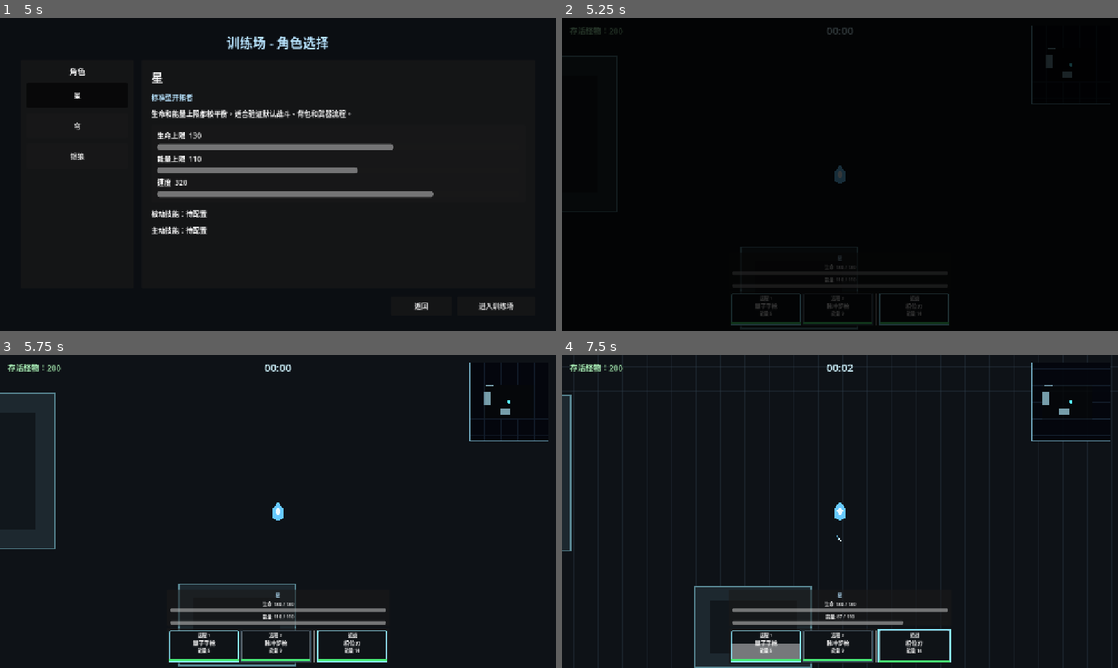
Above: before the commit, frames 1-4 (two rows, left to right).
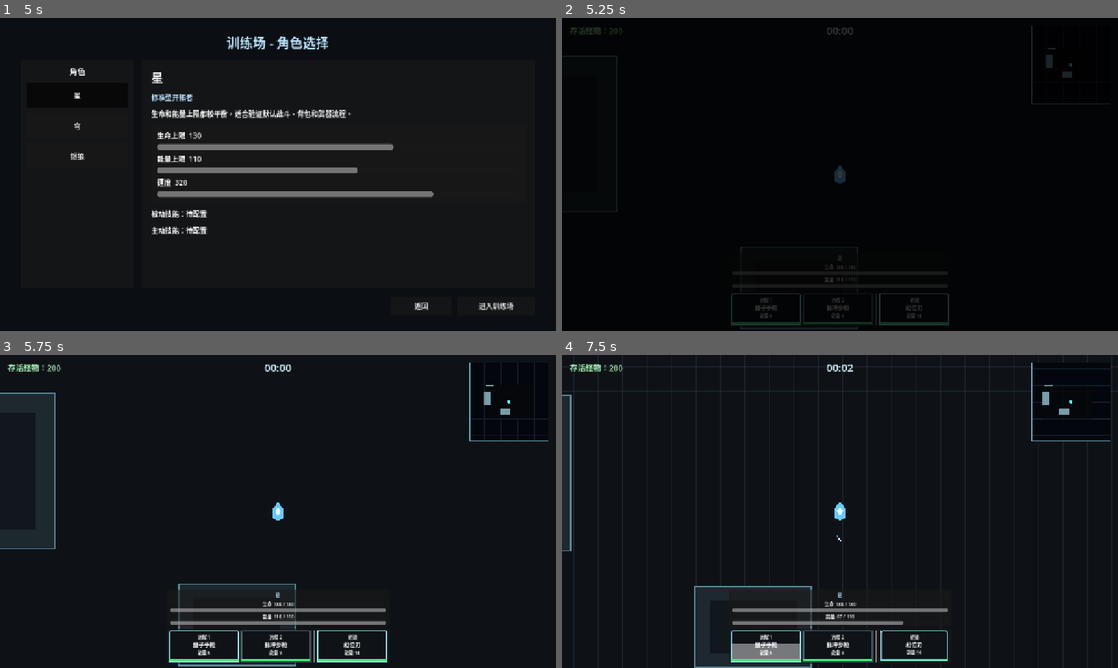
Above: after the commit, the same moments.

Repository: LisBam/StarHacker
Game: Godot game, scene res://scenes/ui/main_menu.tscn
The game is run twice, just before and just after one commit, with the same random seed, the same clock (stepped at 60 frames per second) and the same inputs.
Inputs (mouse positions are in pixels of both pictures, inside the frame that each line leads up to):
- Up to frame 1 (5 s): click "骇入" at 0.5 s; click "星" at 1.25 s; click "穹" at 2 s; click "银狼" at 2.75 s; click "返回" at 3.5 s; click "训练场" at 4.25 s
- Up to frame 2 (5.25 s): click "进入训练场" at 5 s
- Up to frame 3 (5.75 s): no input
- Up to frame 4 (7.5 s): tap Enter at 5.75 s; drag from (767, 646) to (862, 511) at 5.77 s; drag from (840, 646) to (862, 511) at 6.52 s; move the mouse to (912, 646) at 7.27 s; hold D (move_right) from 7.28 s (still down); tap Space (dodge) at 7.35 s; click (912, 646) at 7.42 s

Frame 1 is identical in both runs. In frame 2, 0.2% of the frame differs, in the area x 34-65%, y 88-96%; in frame 3, 0.4%; in frame 4, 0.8%, in the area x 34-70%, y 87-99%.

Commit message:
1. 调整战斗背包为四列布局   2. 扩展战斗背包界面尺寸   3. 新增全物品点击动画   4. 统一物品内容居中对齐   5. 调整锻造底部材料槽位置   6. 调整商店金币显示颜色   7. 新增商店强化石属性显示   8. 完善物品 UI 文档

Diff:
--- a/scenes/game/game_world.tscn
+++ b/scenes/game/game_world.tscn
@@ -175,17 +175,17 @@
 [node name="InventoryPanel" type="PanelContainer" parent="BattleHUD/Root"]
 unique_name_in_owner = true
 visible = false
-custom_minimum_size = Vector2(900, 600)
+custom_minimum_size = Vector2(1040, 620)
 layout_mode = 1
 anchors_preset = -1
 anchor_left = 0.5
 anchor_top = 0.5
 anchor_right = 0.5
 anchor_bottom = 0.5
-offset_left = -450.0
-offset_top = -300.0
-offset_right = 450.0
-offset_bottom = 300.0
+offset_left = -520.0
+offset_top = -310.0
+offset_right = 520.0
+offset_bottom = 310.0
 grow_horizontal = 2
 grow_vertical = 2
 
--- a/scripts/ui/forge_panel.gd
+++ b/scripts/ui/forge_panel.gd
@@ -31,6 +31,8 @@
 @export_range(64.0, 104.0, 1.0) var forge_slot_size: float = 84.0
 ## 顶部中心牺牲槽额外上移距离；默认 16 像素，用于与主锻造槽保持清晰间隔，运行时无需动态修改。
 @export_range(0.0, 64.0, 1.0) var top_sacrifice_slot_upward_offset: float = 16.0
+## 下方两个牺牲槽额外下移距离；默认 24 像素，用于避免固定宽卡片与主道具槽发生重叠，运行时无需动态修改。
+@export_range(0.0, 64.0, 1.0) var bottom_sacrifice_slot_downward_offset: float = 24.0
 
 ## 全局库存服务缓存；提供背包/仓库条目、金币、材料数量与强化应用。
 var _global_inventory: Node
@@ -332,6 +334,10 @@
 			# 顶部槽额外上移；保持环形结构不变，仅增加它与中央主槽之间的可读间隔。
 			sacrifice_slot.offset_top -= top_sacrifice_slot_upward_offset
 			sacrifice_slot.offset_bottom -= top_sacrifice_slot_upward_offset
+		if slot_index in [2, 3]:
+			# 下方材料槽偏移；右下与左下两个槽同步下移，保持环形对称并与主槽留出清晰间隔。
+			sacrifice_slot.offset_top += bottom_sacrifice_slot_downward_offset
+			sacrifice_slot.offset_bottom += bottom_sacrifice_slot_downward_offset
 		sacrifice_slot.connect("item_requested", Callable(self, "_on_slot_item_requested"))
 		sacrifice_slot.connect("return_requested", Callable(self, "_on_slot_return_requested"))
 		_forge_board.add_child(sacrifice_slot)
--- a/scripts/ui/item_card_view.gd
+++ b/scripts/ui/item_card_view.gd
@@ -22,6 +22,12 @@
 const HOVER_SCALE: float = 1.03
 ## 标准悬浮动画时长；默认 0.12 秒，进入与离开使用相同缓动时间。
 const HOVER_DURATION: float = 0.12
+## 标准点击按下缩放；默认 0.96，全部物品控件按下时使用相同收缩幅度。
+const CLICK_PRESS_SCALE: float = 0.96
+## 标准点击按下动画时长；默认 0.07 秒，保证反馈清晰且不拖慢操作。
+const CLICK_PRESS_DURATION: float = 0.07
+## 标准点击释放动画时长；默认 0.12 秒，释放后根据鼠标位置恢复悬浮或普通比例。
+const CLICK_RELEASE_DURATION: float = 0.12
 ## 标准拖拽来源缩放；默认 0.96，所有可拖拽物品被拿起时使用相同收缩幅度。
 const DRAG_SOURCE_SCALE: float = 0.96
 ## 标准拖拽来源透明度；默认 0.58，拖拽期间统一降低原卡片存在感。
@@ -63,6 +69,10 @@
 var _disabled: bool = false
 ## 当前宿主是否处于拖拽来源状态；默认 false，启用时暂停悬浮动画以保持来源缩放与透明度稳定。
 var _drag_source_active: bool = false
+## 当前鼠标是否位于卡片宿主范围内；默认 false，点击释放时用于决定恢复悬浮比例或普通比例。
+var _hovered: bool = false
+## 当前卡片是否处于鼠标按下状态；默认 false，按下期间暂停悬浮补间避免动画冲突。
+var _pressed: bool = false
 ## 顶部上下文标签缓存；默认在首次进入场景树时创建，显示物品类型或槽位职责。
 var _context_label: Label
 ## 中部物品名称标签缓存；默认在首次进入场景树时创建，显示名称与堆叠数量。
@@ -82,6 +92,7 @@
 	mouse_filter = Control.MOUSE_FILTER_IGNORE
 	clip_contents = true
 	_build_content()
+	_bind_click_host()
 	_refresh_content()
 	queue_redraw()
 
@@ -125,13 +136,29 @@
 	# 统一悬浮反馈；禁用卡片始终恢复原比例，合法卡片使用固定 1.03 倍缩放。
 	if host_control == null:
 		return
+	_hovered = hovered
 	if _drag_source_active:
+		return
+	if _pressed:
 		return
 	_stop_interaction_tween()
 	host_control.pivot_offset = host_control.size * 0.5
 	var target_scale: Vector2 = Vector2.ONE * HOVER_SCALE if hovered and not _disabled else Vector2.ONE
 	_interaction_tween = host_control.create_tween()
 	_interaction_tween.tween_property(host_control, "scale", target_scale, HOVER_DURATION).set_trans(Tween.TRANS_QUAD).set_ease(Tween.EASE_OUT)
+
+
+func play_click(host_control: Control, pressed: bool) -> void:
+	# 统一点击反馈；按下时收缩至 0.96，释放后根据鼠标是否仍悬浮恢复 1.03 或 1.0。
+	if host_control == null or _disabled or _drag_source_active:
+		return
+	_pressed = pressed
+	_stop_interaction_tween()
+	host_control.pivot_offset = host_control.size * 0.5
+	var target_scale: Vector2 = Vector2.ONE * CLICK_PRESS_SCALE if pressed else (Vector2.ONE * HOVER_SCALE if _hovered else Vector2.ONE)
+	var duration: float = CLICK_PRESS_DURATION if pressed else CLICK_RELEASE_DURATION
+	_interaction_tween = host_control.create_tween()
+	_interaction_tween.tween_property(host_control, "scale", target_scale, duration).set_trans(Tween.TRANS_QUAD).set_ease(Tween.EASE_OUT)
 
 
 func create_drag_preview() -> Control:
@@ -154,6 +181,8 @@
 	if host_control == null:
 		return
 	_drag_source_active = active
+	if active:
+		_pressed = false
 	_stop_interaction_tween()
 	host_control.pivot_offset = host_control.size * 0.5
 	var target_scale: Vector2 = Vector2.ONE * DRAG_SOURCE_SCALE if active else Vector2.ONE
@@ -219,14 +248,21 @@
 	var content: VBoxContainer = VBoxContainer.new()
 	content.mouse_filter = Control.MOUSE_FILTER_IGNORE
 	content.add_theme_constant_override("separation", 0)
+	content.alignment = BoxContainer.ALIGNMENT_CENTER
+	content.size_flags_horizontal = Control.SIZE_EXPAND_FILL
+	content.size_flags_vertical = Control.SIZE_EXPAND_FILL
 	margin.add_child(content)
 	_context_label = Label.new()
 	_context_label.horizontal_alignment = HORIZONTAL_ALIGNMENT_CENTER
+	_context_label.vertical_alignment = VERTICAL_ALIGNMENT_CENTER
+	_context_label.size_flags_horizontal = Control.SIZE_EXPAND_FILL
 	_context_label.text_overrun_behavior = TextServer.OVERRUN_TRIM_ELLIPSIS
 	_context_label.add_theme_font_size_override("font_size", 10)
 	content.add_child(_context_label)
 	_name_label = Label.new()
 	_name_label.horizontal_alignment = HORIZONTAL_ALIGNMENT_CENTER
+	_name_label.vertical_alignment = VERTICAL_ALIGNMENT_CENTER
+	_name_label.size_flags_horizontal = Control.SIZE_EXPAND_FILL
 	_name_label.text_overrun_behavior = TextServer.OVERRUN_TRIM_ELLIPSIS
 	_name_label.add_theme_font_size_override("font_size", 13)
 	content.add_child(_name_label)
@@ -235,7 +271,9 @@
 	_detail_label.fit_content = true
 	_detail_label.scroll_active = false
 	_detail_label.mouse_filter = Control.MOUSE_FILTER_IGNORE
+	_detail_label.vertical_alignment = VERTICAL_ALIGNMENT_CENTER
 	_detail_label.custom_minimum_size = Vector2(0.0, 18.0)
+	_detail_label.size_flags_horizontal = Control.SIZE_EXPAND_FILL
 	_detail_label.add_theme_font_size_override("normal_font_size", 10)
 	content.add_child(_detail_label)
 	_durability_bar = DURABILITY_BAR_SCRIPT.new() as Control
@@ -285,3 +323,22 @@
 	if _interaction_tween != null and _interaction_tween.is_valid():
 		_interaction_tween.kill()
 	_interaction_tween = null
+
+
+func _bind_click_host() -> void:
+	# 点击宿主绑定；Button 类物品控件自动接入统一按下与释放动画，非按钮宿主由其输入协议主动调用 play_click()。
+	var host_button: BaseButton = get_parent() as BaseButton
+	if host_button == null:
+		return
+	if not host_button.button_down.is_connected(_on_host_button_down):
+		host_button.button_down.connect(_on_host_button_down.bind(host_button))
+	if not host_button.button_up.is_connected(_on_host_button_up):
+		host_button.button_up.connect(_on_host_button_up.bind(host_button))
+
+
+func _on_host_button_down(host_button: BaseButton) -> void:
+	play_click(host_button, true)
+
+
+func _on_host_button_up(host_button: BaseButton) -> void:
+	play_click(host_button, false)
--- a/scripts/ui/shop_item_control.gd
+++ b/scripts/ui/shop_item_control.gd
@@ -13,6 +13,8 @@
 ## 武器耐久条组件；商店武器卡片复用仓库同款底部耐久条，直接反映二手武器状态。
 ## 通用耐久补充：当前实际显示由 ItemCardView 内部按耐久属性决定，装备等非武器耐久物品同样适用。
 const WEAPON_DURABILITY_BAR_SCRIPT: Script = preload("res://scripts/ui/weapon_durability_bar.gd")
+## 商店金币黄色；商品价格统一使用明亮金黄色，便于与普通物品摘要区分。
+const COIN_TEXT_COLOR: String = "#ffd45c"
 
 ## 当前商品资源；配置后用于悬停详情和显示名称，空值时禁用按钮。
 var _item_resource: Resource
@@ -50,9 +52,11 @@
 		item_name = "【二手】%s" % item_name
 	# 价格显示文本；默认仅显示最终金币，开发者开启调试信息后才公开原价倍率。
 	var price_text: String = _build_price_text(purchase_price, price_multiplier)
+	# 商品顶部摘要；强化石直接显示全部属性方向，其他商品继续显示标准物品类型。
+	var context_text: String = _build_stone_attribute_text() if _is_enhancement_stone() else item_type
 	text = ""
 	_ensure_item_card_view()
-	_item_card_view.call("configure", _item_resource, _quantity, item_type, price_text, "无效商品", item_name)
+	_item_card_view.call("configure", _item_resource, _quantity, context_text, price_text, "无效商品", item_name)
 	_item_card_view.call("set_visual_state", false, false)
 	tooltip_text = ITEM_DETAIL_FORMATTER.call("build_plain_text", _item_resource, _quantity) if _item_resource != null else ""
 	disabled = _item_resource == null or _stock_id.is_empty()
@@ -95,7 +99,25 @@
 	var debug_settings: Node = get_tree().root.get_node_or_null("DebugSettings")
 	# 是否显示调试倍率；默认 false，仅在开发者菜单明确开启后显示原价计算过程。
 	var show_debug_information: bool = debug_settings != null and debug_settings.has_method("is_debug_information_visible") and bool(debug_settings.call("is_debug_information_visible"))
-	return "%d金币（原价×%.2f）" % [purchase_price, price_multiplier] if show_debug_information else "%d金币" % purchase_price
+	var raw_price_text: String = "%d金币（原价×%.2f）" % [purchase_price, price_multiplier] if show_debug_information else "%d金币" % purchase_price
+	return "[color=%s]%s[/color]" % [COIN_TEXT_COLOR, raw_price_text]
+
+
+func _is_enhancement_stone() -> bool:
+	return _item_resource != null and str(_item_resource.get("item_kind")) == "enhancement_stone"
+
+
+func _build_stone_attribute_text() -> String:
+	if not _is_enhancement_stone():
+		return ""
+	# 强化石属性；按统一规则目录顺序显示属性名称与正负方向，不提前公开使用时才随机的实际百分比。
+	var modifiers: Dictionary = EnhancementRules.normalize_modifiers(_item_resource.get("modifiers") as Dictionary)
+	# 属性文本集合；多个属性以空格分隔，并由通用卡片负责超长文本居中截断。
+	var attribute_tokens: PackedStringArray = PackedStringArray()
+	for stat_name in EnhancementRules.STAT_KEYS:
+		if modifiers.has(stat_name):
+			attribute_tokens.append(EnhancementRules.build_modifier_token(stat_name, modifiers.get(stat_name), false))
+	return " ".join(attribute_tokens) if not attribute_tokens.is_empty() else "无属性"
 
 
 func _ensure_durability_bar() -> void:
--- a/scripts/ui/shop_panel.gd
+++ b/scripts/ui/shop_panel.gd
@@ -122,6 +122,7 @@
 	header.add_child(title_label)
 	_coins_label = Label.new()
 	_coins_label.add_theme_font_size_override("font_size", 18)
+	_coins_label.add_theme_color_override("font_color", Color("ffd45c"))
 	header.add_child(_coins_label)
 	# 关闭按钮；返回主菜单并保留当前商店库存状态。
 	var close_button: Button = Button.new()
--- a/scripts/ui/weapon_slot_control.gd
+++ b/scripts/ui/weapon_slot_control.gd
@@ -445,13 +445,17 @@
 
 func _play_inventory_click_press_animation() -> void:
 	# 全局交互补充：武器点击不再播放专属按压缩放，避免与其他物品卡片产生差异化反馈。
-	return
+	# 通用点击补充：当前直接调用 ItemCardView 标准点击动画，与全部物品控件保持一致。
+	if _item_card_view != null:
+		_item_card_view.call("play_click", self, true)
 
 
 func _play_inventory_click_release_animation() -> void:
 	# 回弹阶段；先略微放大并提亮，再回到原始比例和颜色，形成明确但短促的点击确认感。
 	# 全局交互补充：当前取消专属回弹，点击释放保持与仓库、商店、锻造和资源卡片一致。
-	return
+	# 通用点击补充：释放后由 ItemCardView 根据悬浮状态恢复统一比例。
+	if _item_card_view != null:
+		_item_card_view.call("play_click", self, false)
 
 
 func _play_inventory_drag_source_animation() -> void:
Not shown, changed: docs/game_framework.md
Not shown, changed: docs/游戏机制与玩法内容.md
